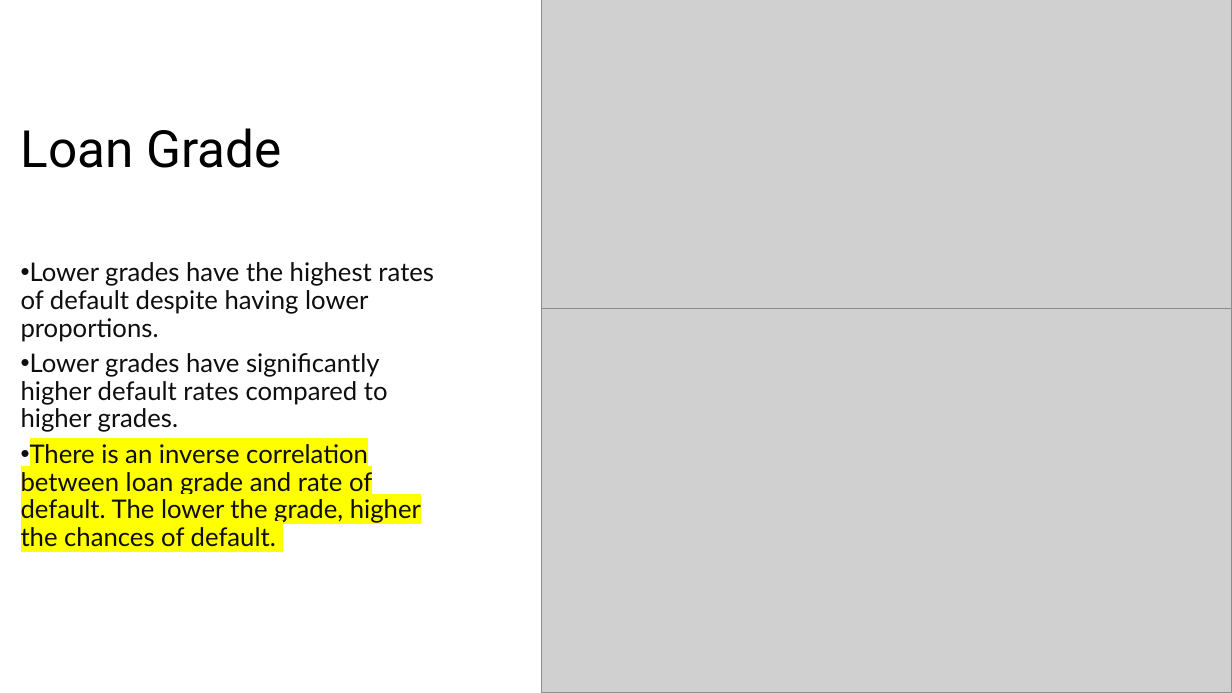
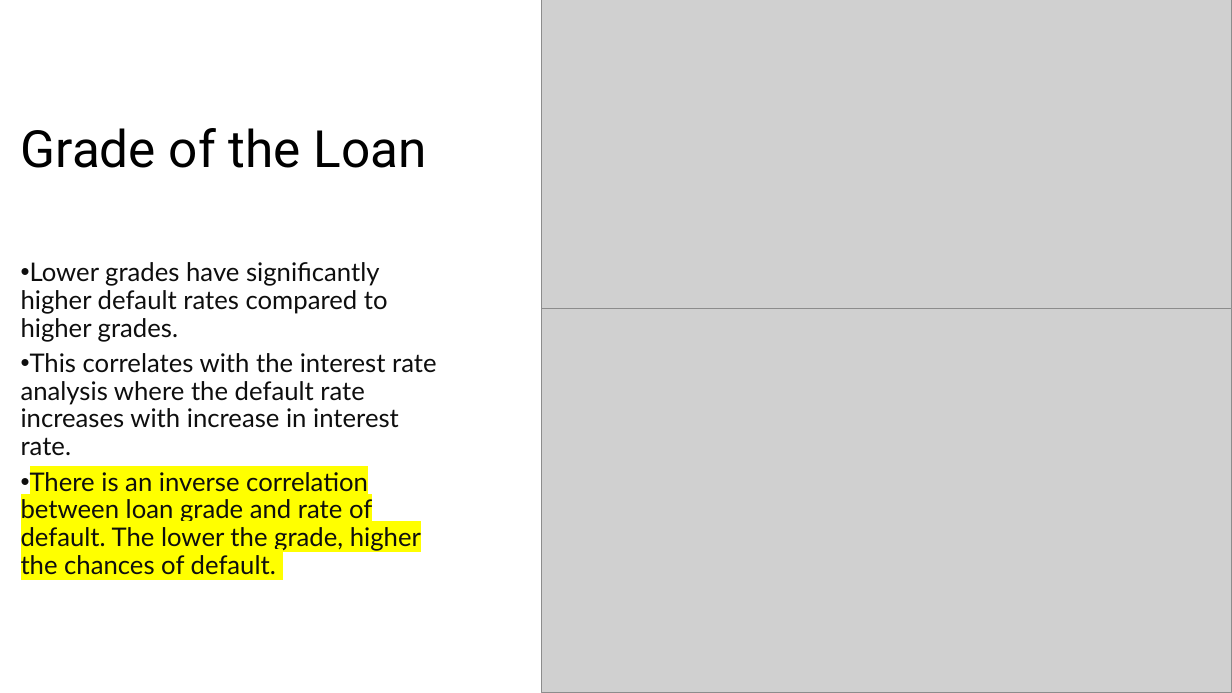
Before and after one commit to cyberpirate92/lending-club-case-study, a slide deck: slide 9 of Lending Club Case Study.pptx. Drawn at 1232x693 pixels with LibreOffice and Linux fonts; fonts in the diff are those of the drawing; grey boxes stand for pictures. Boxes give left, top, right and bottom in pixels: in the first picture for what was removed or moved away, otherwise in the second. Text is boxed around its words. In the diff, an @@ line names an element or a change of style, - is before the commit and + after.

Commit message:
chore: Add some more analysis

```diff
--- a/Lending Club Case Study.pptx
+++ b/Lending Club Case Study.pptx
@@ title at (21,128,426,168): text changed @@
-Loan Grade
+Grade of the Loan
@@ text at (21,262,434,342): paragraph removed @@
-• Lower grades have the highest rates of default despite having lower proportions.
@@ text at (21,353,436,455): paragraph added @@
+• This correlates with the interest rate analysis where the default rate increases with increase in interest rate.
```
Also in this commit, not shown: 5 other slides changed, 4 slides added, 2 slides removed, 1 other file.
